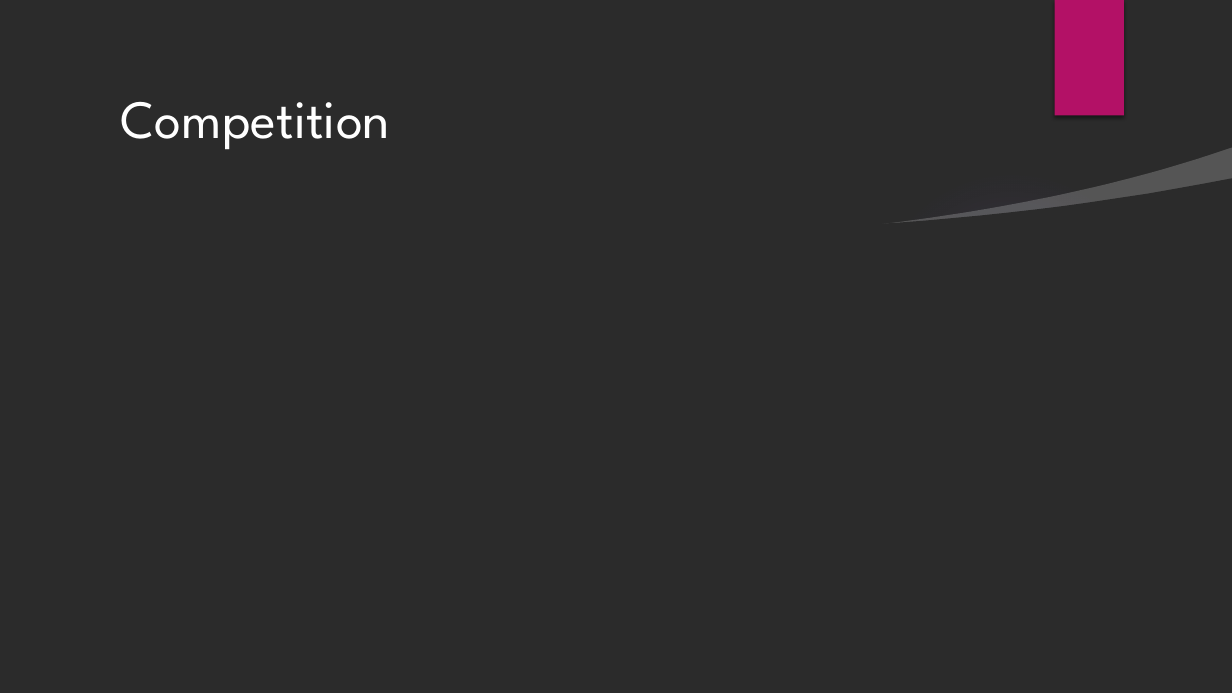
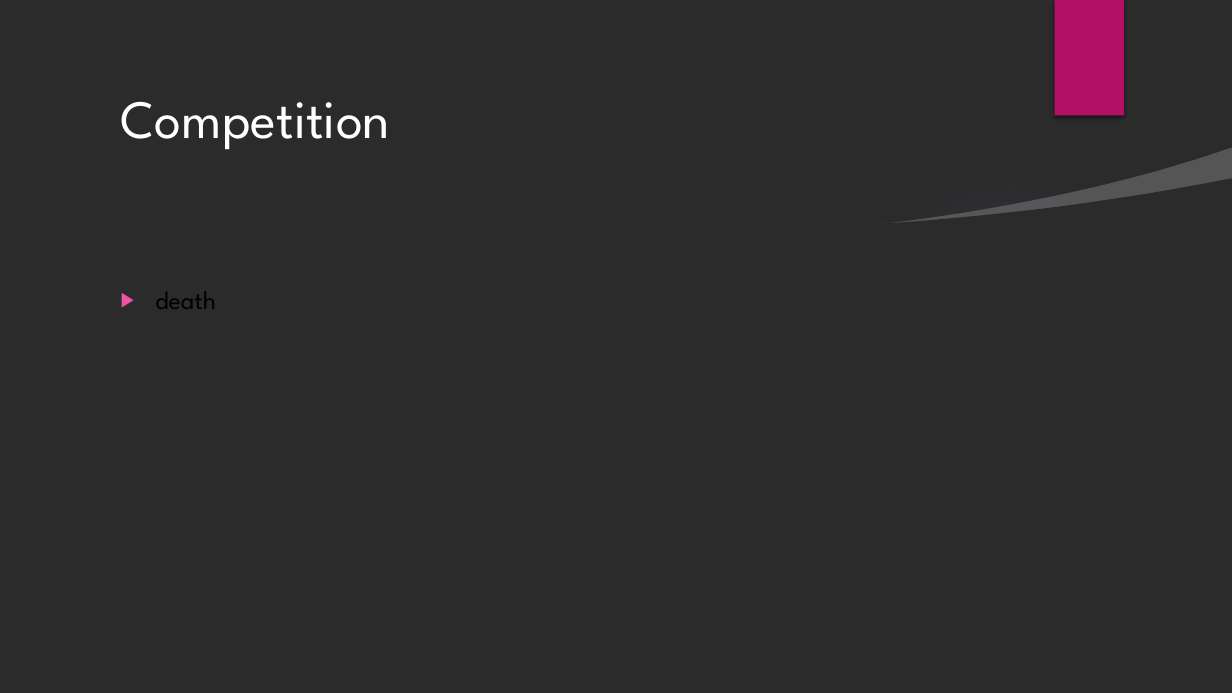
Before and after one commit to JSchuch2/AlwaysCaring, a slide deck: slide 7 of Presentation/AlwaysCaring.pptx. Drawn at 1232x693 pixels with LibreOffice and Linux fonts; fonts in the diff are those of the drawing; background and template pictures are left out; a plain dark background stands for a picture behind light text. Boxes give left, top, right and bottom in pixels: in the first picture for what was removed or moved away, otherwise in the second. Text is boxed around its words. In the diff, an @@ line names an element or a change of style, - is before the commit and + after.

```diff
--- a/Presentation/AlwaysCaring.pptx
+++ b/Presentation/AlwaysCaring.pptx
@@ text added at (155, 292, 216, 309), 20 pt, text #000000 @@
+▶ death
```
Also in this commit, not shown: 3 other slides changed, 5 slides added, 5 slides removed.
